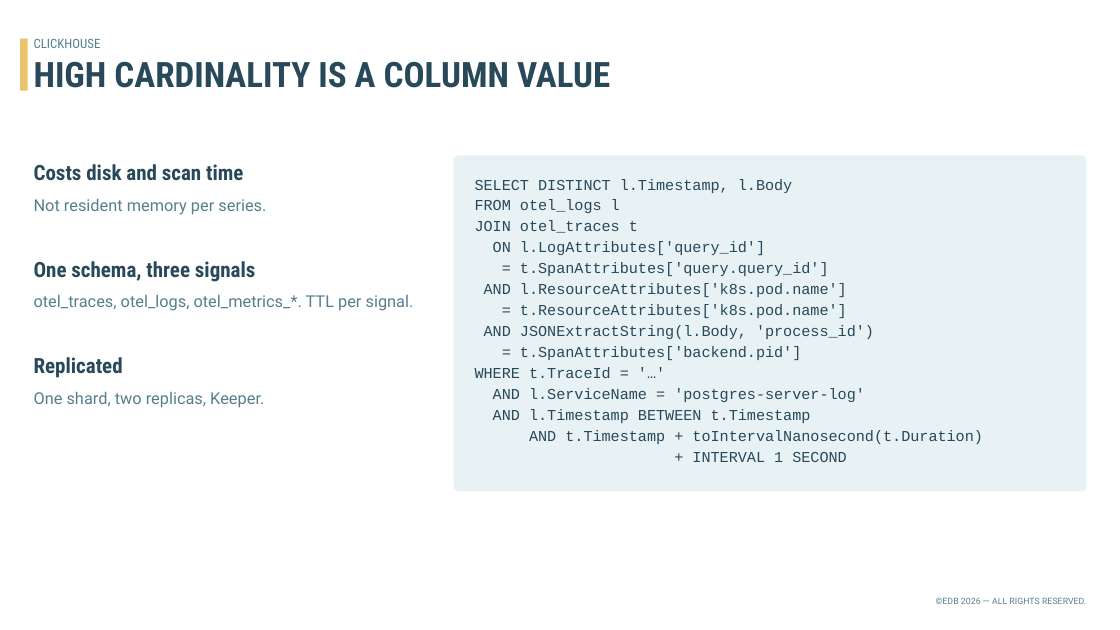
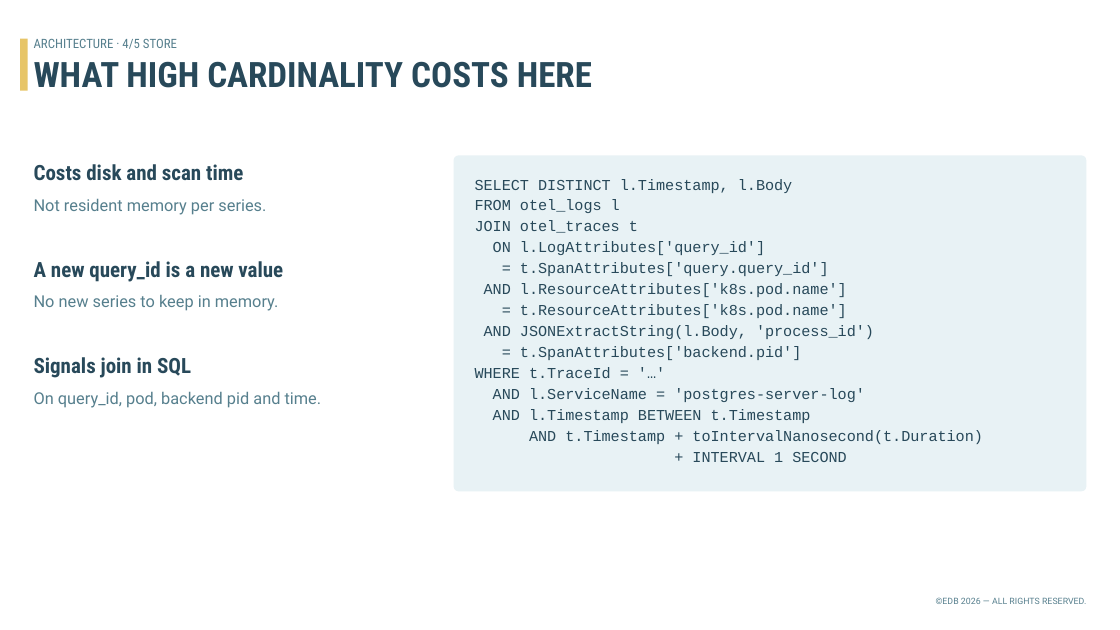
Before and after one commit to gabrosys/postgres-k8s-unified-o11y, a slide deck: slide 18 of slides/pg-unified-o11y.pptx. Drawn at 1120x630 pixels with LibreOffice and Linux fonts; fonts in the diff are those of the drawing; background and template pictures are left out. Boxes give left, top, right and bottom in pixels: in the first picture for what was removed or moved away, otherwise in the second. Text is boxed around its words. In the diff, an @@ line names an element or a change of style, - is before the commit and + after.

```diff
--- a/slides/pg-unified-o11y.pptx
+++ b/slides/pg-unified-o11y.pptx
@@ text at [34, 39, 177, 49]: text changed @@
-CLICKHOUSE
+ARCHITECTURE · 4/5 STORE
@@ text at [34, 61, 592, 88]: text changed @@
-HIGH CARDINALITY IS A COLUMN VALUE
+WHAT HIGH CARDINALITY COSTS HERE
@@ text at [34, 261, 283, 282]: text changed @@
-One schema, three signals
+A new query_id is a new value
@@ text at [34, 295, 279, 311]: text changed @@
-otel_traces, otel_logs, otel_metrics_*. TTL per signal.
+No new series to keep in memory.
@@ text at [34, 357, 191, 378]: text changed @@
-Replicated
+Signals join in SQL
@@ text at [34, 391, 322, 408]: text changed @@
-One shard, two replicas, Keeper.
+On query_id, pod, backend pid and time.
```
Also in this commit, not shown: 7 other slides changed, 8 slides added, 6 slides removed, 2 other files.
